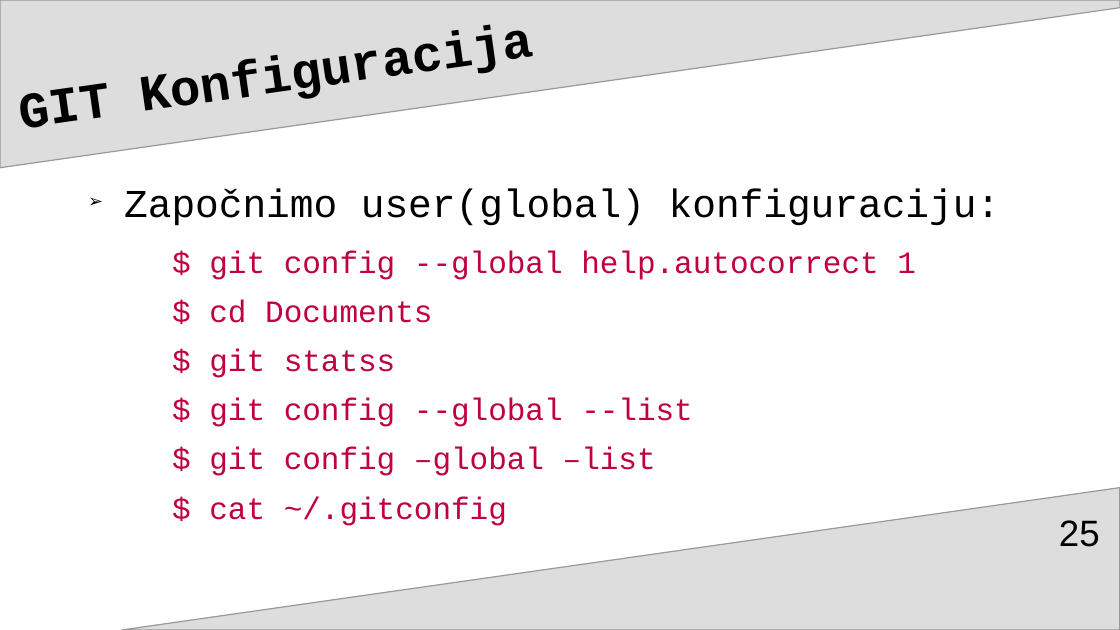
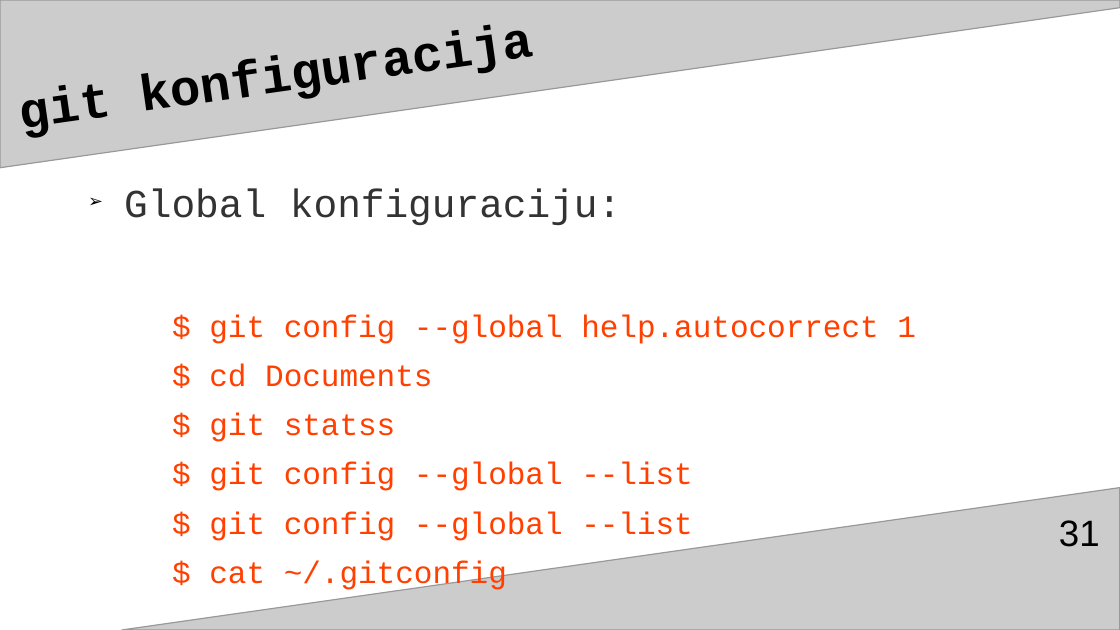
Before and after one commit to adnannukic/prezentacija-za-TSI, a slide deck: slide 31 of gitGitHubAdnanNukićPrez3.odp (slide 25 before the commit). Drawn at 1120x630 pixels with LibreOffice and Linux fonts; fonts in the diff are those of the drawing. Boxes give left, top, right and bottom in pixels: in the first picture for what was removed or moved away, otherwise in the second. Text is boxed around its words. In the diff, an @@ line names an element or a change of style, - is before the commit and + after.

```diff
--- a/gitGitHubAdnanNukićPrez3.odp
+++ b/gitGitHubAdnanNukićPrez3.odp
@@ freeform shape at [0,0,1120,168]: fill #DDDDDD to #CCCCCC @@
@@ title at [12,0,1017,160]: text changed @@
-GIT Konfiguracija
+git konfiguracija
@@ text at [124,188,621,225]: text changed; text colour #000000 to #333333 @@
-➢ Započnimo user(global) konfiguraciju:
+➢ Global konfiguraciju:
@@ text at [209,315,916,584]: text colour #BF0041 to #FF4000 in "$ git config --global help.autocorrect 1", "$ cd Documents", "$ git statss", "$ git config --global --list" and 1 more places @@
@@ freeform shape at [122,488,1120,630]: fill #DDDDDD to #CCCCCC @@
@@ text at [209,511,693,541]: text changed; text colour #BF0041 to #FF4000 @@
-  $ git config –global –list
+  $ git config --global --list
@@ page number at [1059,520,1100,547]: text changed @@
-25
+31
```
Also in this commit, not shown: 110 other slides changed, 9 slides added, 1 slide removed.
